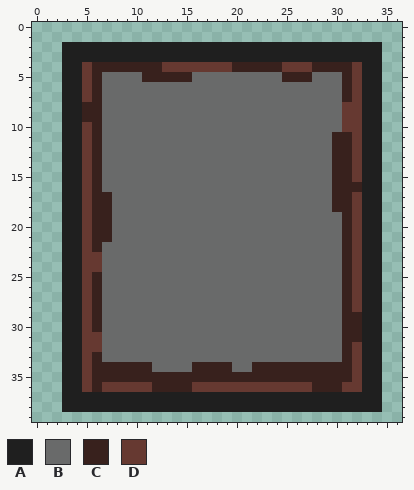
A pixel-art sprite gets an edit: graphics/ui/equipped_melee_card.png. Above: the version before the commit.
The file is 37x40 pixels.
Palette (. is transparent): A #1f1f1f  B #696a6a  C #38211d  D #663931
New version:
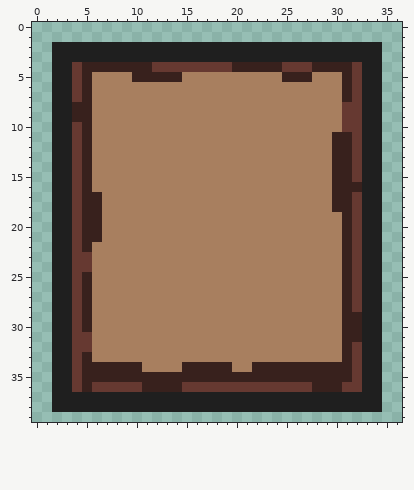
From old to new:
colour B: #696a6a -> #a87f5f
y 2..3: x 2 . -> A
y 4: x 2 . -> A; x 4..5 AD -> DC; x 12 C -> D
y 5: x 2 . -> A; x 4..6 ADC -> DCB; x 10 B -> C; x 15 C -> B
y 6..7: x 2 . -> A; x 4..6 ADC -> DCB
y 8..9: x 2 . -> A; x 4 A -> C; x 6 C -> B
y 10..16: x 2 . -> A; x 4..6 ADC -> DCB
y 17..21: x 2 . -> A; x 4..5 AD -> DC; x 7 C -> B
y 22: x 2 . -> A; x 4..6 ADC -> DCB
y 23..24: x 2 . -> A; x 4 A -> D; x 6 D -> B
y 25..30: x 2 . -> A; x 4..6 ADC -> DCB
y 31..32: x 2 . -> A; x 4 A -> D; x 6 D -> B
y 33: x 2 . -> A; x 4..6 ADC -> DCB
y 34: x 2 . -> A; x 4..5 AD -> DC; x 11 C -> B; x 15 B -> C
y 35: x 2 . -> A; x 4..5 AD -> DC
y 36: x 2 . -> A; x 4..6 ADC -> DCD; x 11 D -> C; x 15 C -> D
y 37..38: x 2 . -> A
Where, in picture pixels (left, top, right, bottom), the same in both pictures:
changed: (52, 42, 342, 412)
